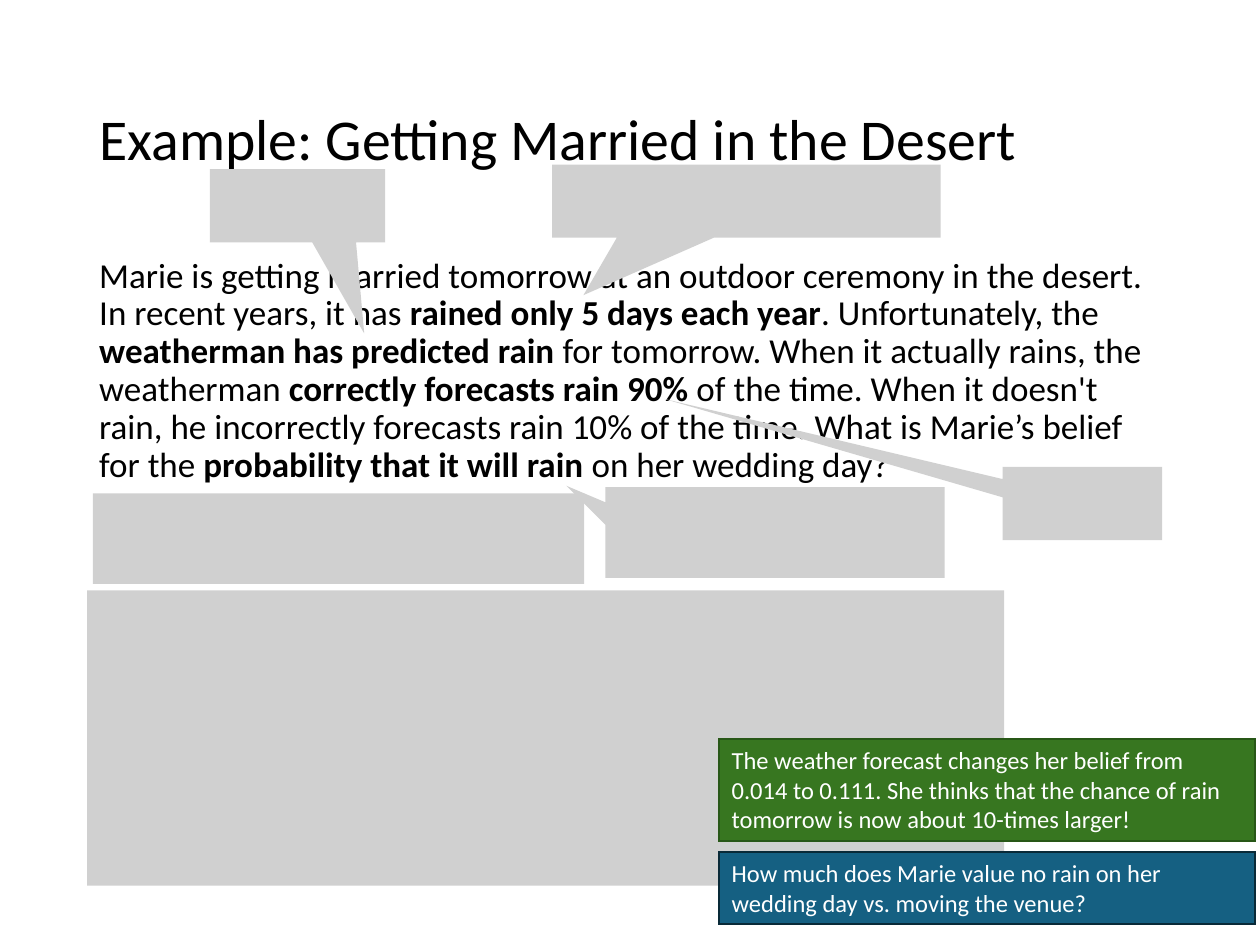
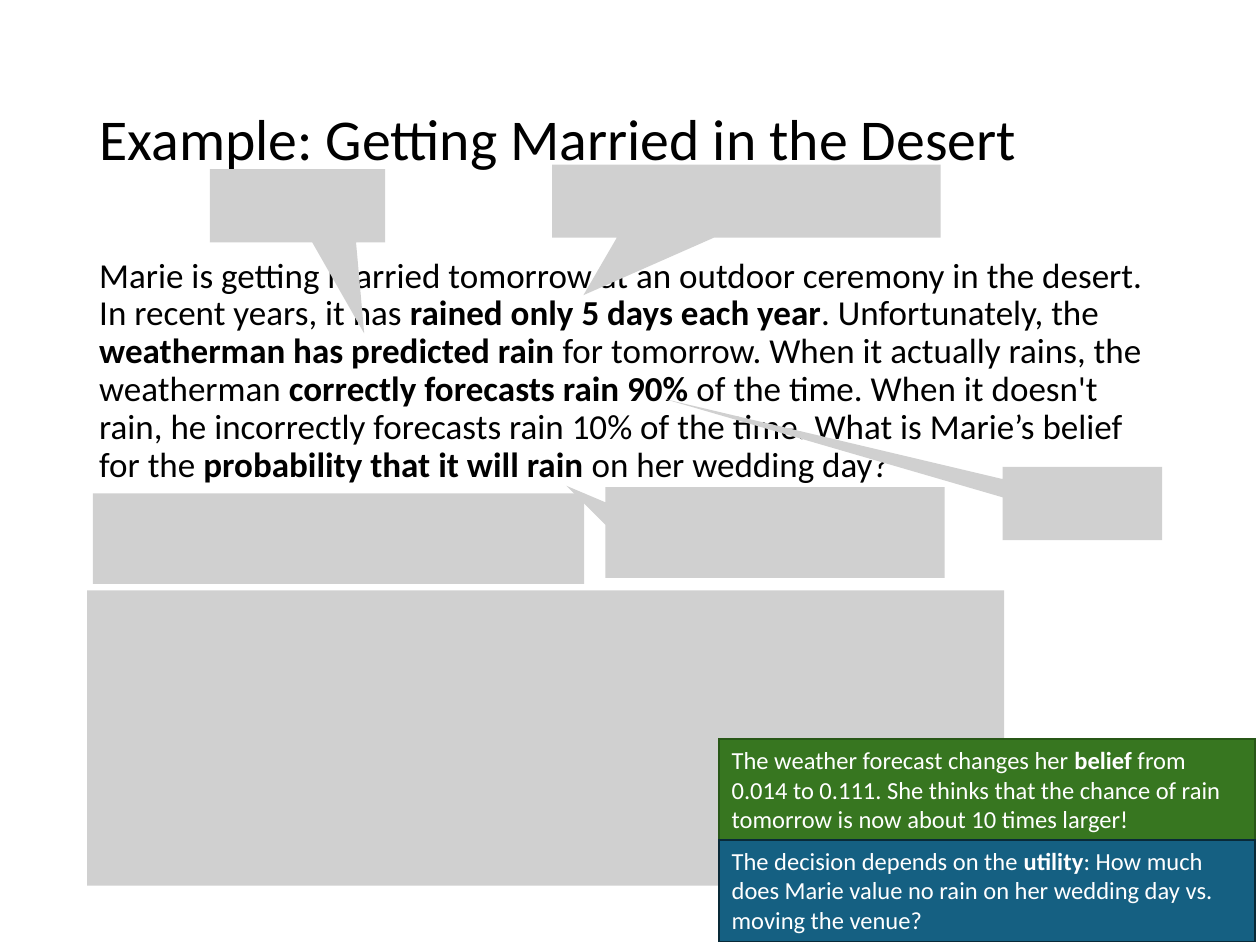
Before and after one commit to mhahsler/CS7320-AI, a slide deck: slide 14 of slides/12_uncertainty.pptx. Drawn at 1260x945 pixels with LibreOffice and Linux fonts; fonts in the diff are those of the drawing; grey boxes stand for pictures. Boxes give left, top, right and bottom in pixels: in the first picture for what was removed or moved away, otherwise in the second. Text is boxed around its words. In the diff, an @@ line names an element or a change of style, - is before the commit and + after.

Commit message:
added utility results for airport problem.

```diff
--- a/slides/12_uncertainty.pptx
+++ b/slides/12_uncertainty.pptx
@@ text in rectangle at bbox=[732, 751, 1220, 833]: text changed @@
-The weather forecast changes her belief from 0.014 to 0.111. She thinks that the chance of rain tomorrow is now about 10-times larger!
+The weather forecast changes her belief from 0.014 to 0.111. She thinks that the chance of rain tomorrow is now about 10 times larger!
@@ rectangle "The decision depends on the ...": place and size @@
-rectangle "The decision depends on the ..." at bbox=[719, 852, 1255, 924]
+rectangle "The decision depends on the ..." at bbox=[719, 840, 1255, 942]
@@ text in rectangle at bbox=[732, 852, 1213, 934]: text changed @@
-How much does Marie value no rain on her wedding day vs. moving the venue?
+The decision depends on the utility: How much does Marie value no rain on her wedding day vs. moving the venue?
```
Also in this commit, not shown: 5 other slides changed, 1 other file.
